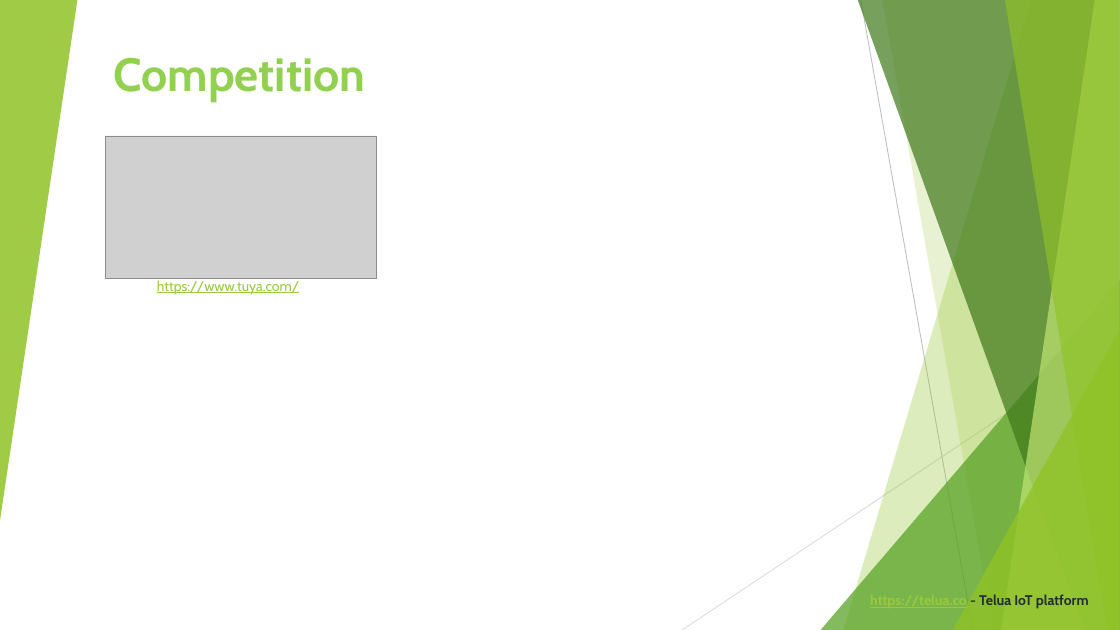
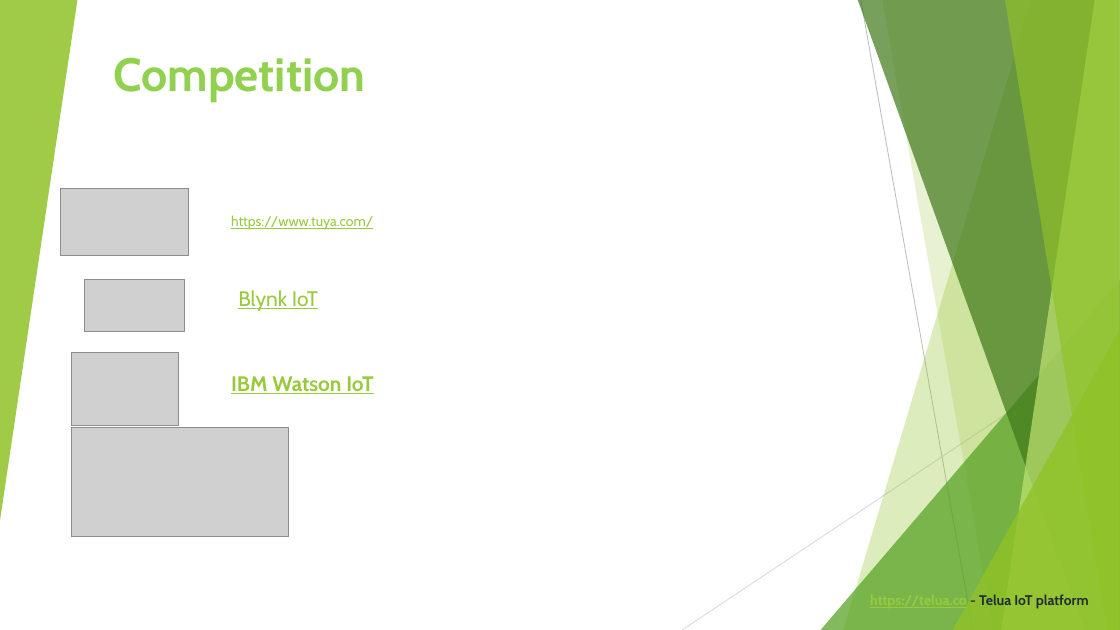
Before and after one commit to letrthong/telua_esp32_sensor, a slide deck: slide 9 of esp32_hardware/Telua_Pitch_Deck.pptx. Drawn at 1120x630 pixels with LibreOffice and Linux fonts; fonts in the diff are those of the drawing; grey boxes stand for pictures. Boxes give left, top, right and bottom in pixels: in the first picture for what was removed or moved away, otherwise in the second. Text is boxed around its words. In the diff, an @@ line names an element or a change of style, - is before the commit and + after.

```diff
--- a/esp32_hardware/Telua_Pitch_Deck.pptx
+++ b/esp32_hardware/Telua_Pitch_Deck.pptx
@@ picture resized from (x1=106, y1=136, x2=377, y2=279) to (x1=60, y1=188, x2=189, y2=255) @@
@@ text "https://www.tuya.com/" moved from (x1=157, y1=280, x2=299, y2=295) to (x1=231, y1=215, x2=373, y2=230) @@
@@ picture added at (x1=85, y1=280, x2=184, y2=332) @@
@@ text added at (x1=238, y1=290, x2=318, y2=311), 18 pt, text #99CA3C, underline @@
+Blynk IoT
@@ picture added at (x1=71, y1=352, x2=179, y2=426) @@
@@ text added at (x1=231, y1=376, x2=373, y2=394), 18 pt, text #99CA3C, bold, underline @@
+IBM Watson IoT
@@ picture added at (x1=71, y1=428, x2=289, y2=536) @@
```
Also in this commit, not shown: 3 other slides changed, 1 slide added, 1 other file.
